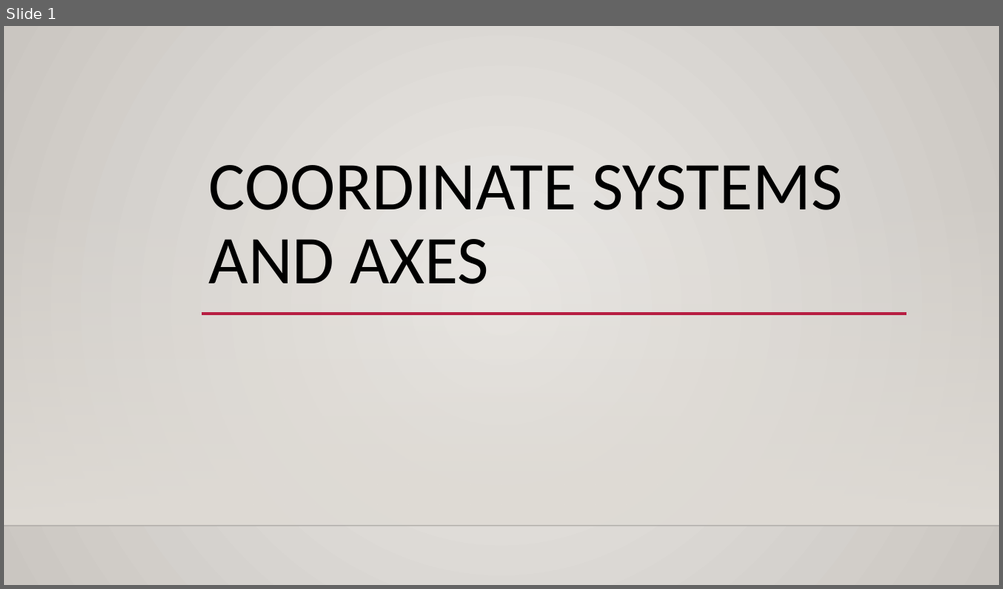
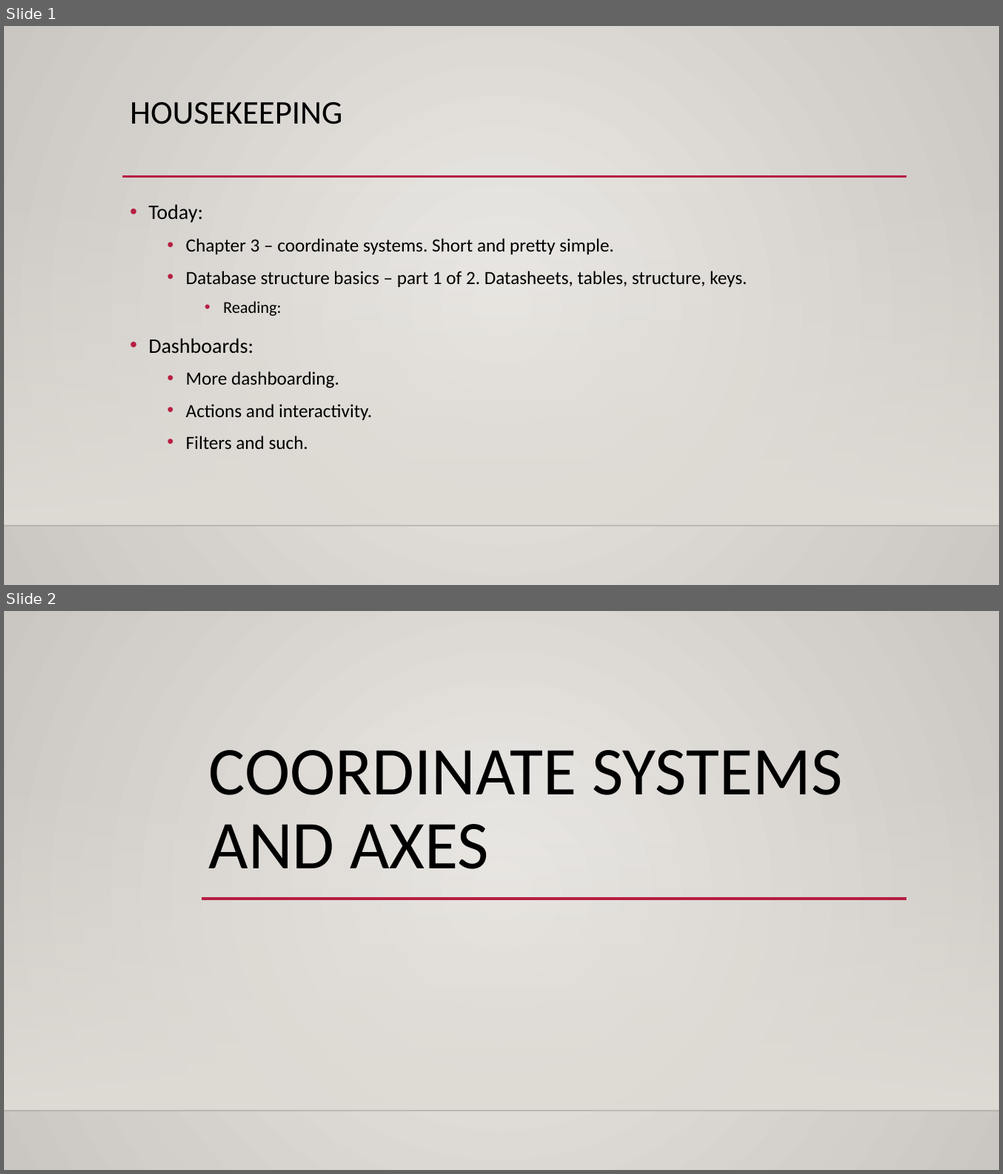
Before and after one commit to AkeemSemper/ml_datasets, a slide deck: slides/chapter_3.pptx. Shown one above the other, each under a label of ours: slide 1 before the commit, slides 1 and 2 after it. The pictures are 1003x589 and 1003x1174 pixels, drawn with LibreOffice and Linux fonts; fonts in the diff are those of the drawing; background and template pictures are left out. Boxes give left, top, right and bottom in pixels: in the first picture for what was removed or moved away, otherwise in the second. Text is boxed around its words. In the diff, an @@ line names an element or a change of style, - is before the commit and + after.

```diff
--- a/slides/chapter_3.pptx
+++ b/slides/chapter_3.pptx
@@ slide 1 added at (x1=4, y1=26, x2=999, y2=585), background gradient #ECEAE7 to #CAC7C1; not listed: 2 template elements that a slide beside it also shows @@
@@ title added at (x1=130, y1=102, x2=342, y2=124), 32 pt, text #000000 @@
+HOUSEKEEPING
@@ line added from (122, 177) to (907, 177), #B71E42 2.5 pt @@
@@ text added at (x1=148, y1=204, x2=746, y2=449), 18 pt, text #000000 @@
+• Today:
+  • Chapter 3 – coordinate systems. Short and pretty simple.
+  • Database structure basics – part 1 of 2. Datasheets, tables, structure, keys.
+    • Reading:
+• Dashboards:
+  • More dashboarding.
+  • Actions and interactivity.
+  • Filters and such.
@@ what was slide 1 is now slide 2 @@
```
Also in this commit, not shown: 10 slides changed, 24 other slides added, 1 slide removed, 1 other file.
